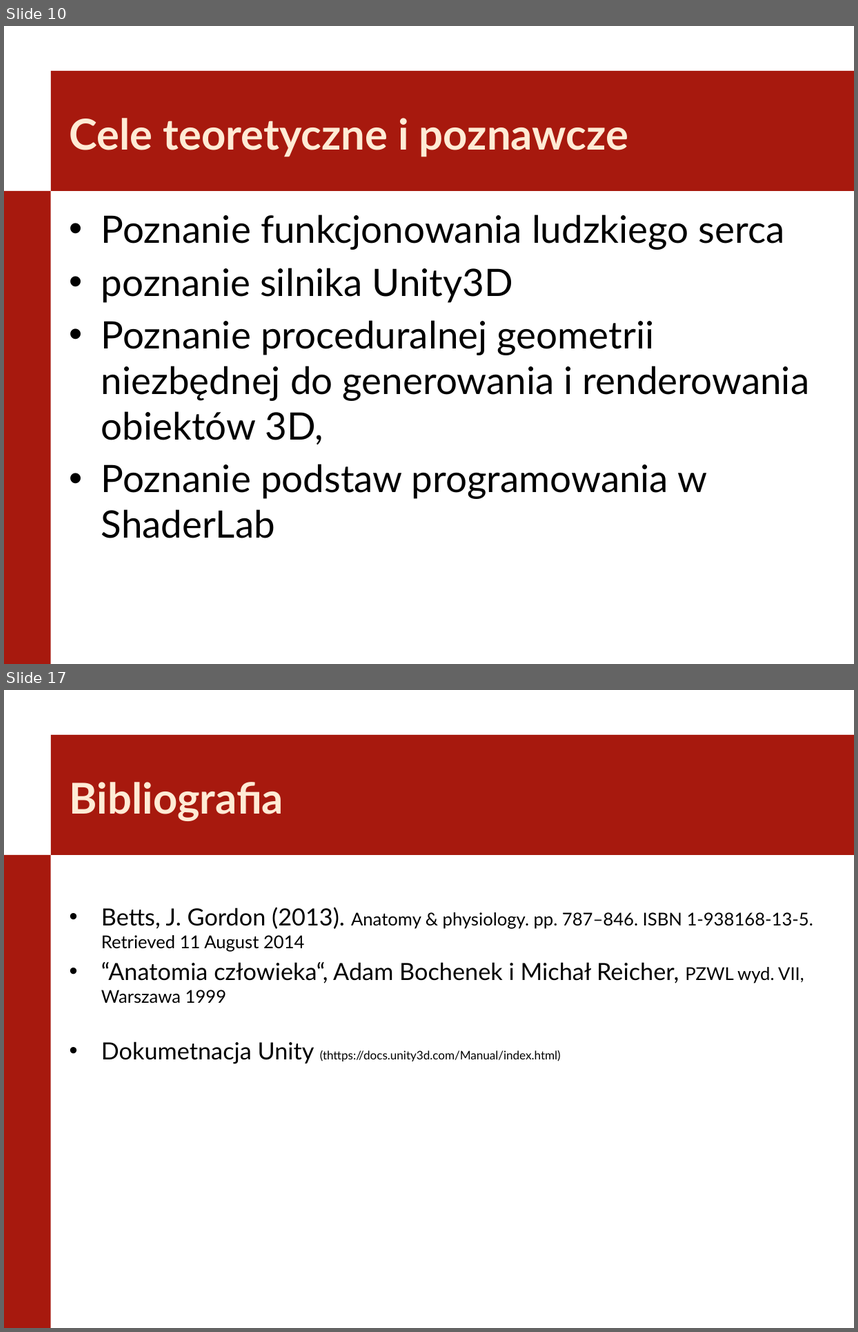
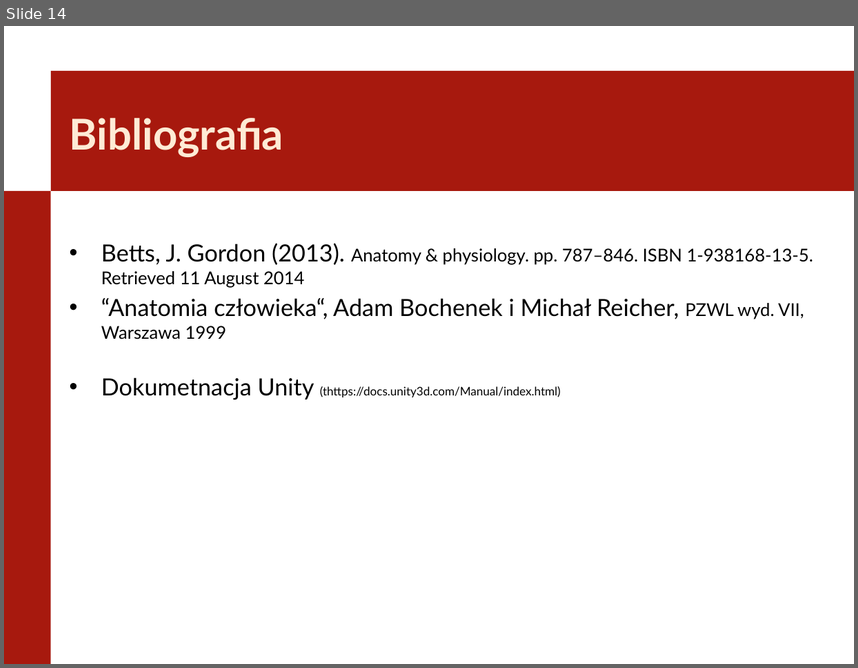
Before and after one commit to Szynal/PWR-W4-INF, a slide deck: Seminarium Dyplomowe/SeminariumDyplomowe_PracaDyplomowa.pptx. Shown one above the other, each under a label of ours: slides 10 and 17 before the commit, slide 14 after it; the slides between them are not shown. The pictures are 858x1332 and 858x668 pixels, drawn with LibreOffice and Linux fonts; fonts in the diff are those of the drawing; background and template pictures are left out. Boxes give left, top, right and bottom in pixels: in the first picture for what was removed or moved away, otherwise in the second. Text is boxed around its words. In the diff, an @@ line names an element or a change of style, - is before the commit and + after.

```diff
--- a/Seminarium Dyplomowe/SeminariumDyplomowe_PracaDyplomowa.pptx
+++ b/Seminarium Dyplomowe/SeminariumDyplomowe_PracaDyplomowa.pptx
@@ slide 10 removed at [4, 26, 854, 664], background #FFFFFF; not listed: 2 template elements that a slide beside it also shows @@
@@ title removed at [70, 118, 628, 157] @@
-Cele teoretyczne i poznawcze
@@ text removed at [101, 214, 809, 538] @@
-• Poznanie funkcjonowania ludzkiego serca
-• poznanie silnika Unity3D
-• Poznanie proceduralnej geometrii niezbędnej do generowania i renderowania obiektów 3D,
-• Poznanie podstaw programowania w ShaderLab
@@ what was slide 17 is now slide 14 @@
```
Also in this commit, not shown: 4 slides changed, 6 slides added, 8 other slides removed.
